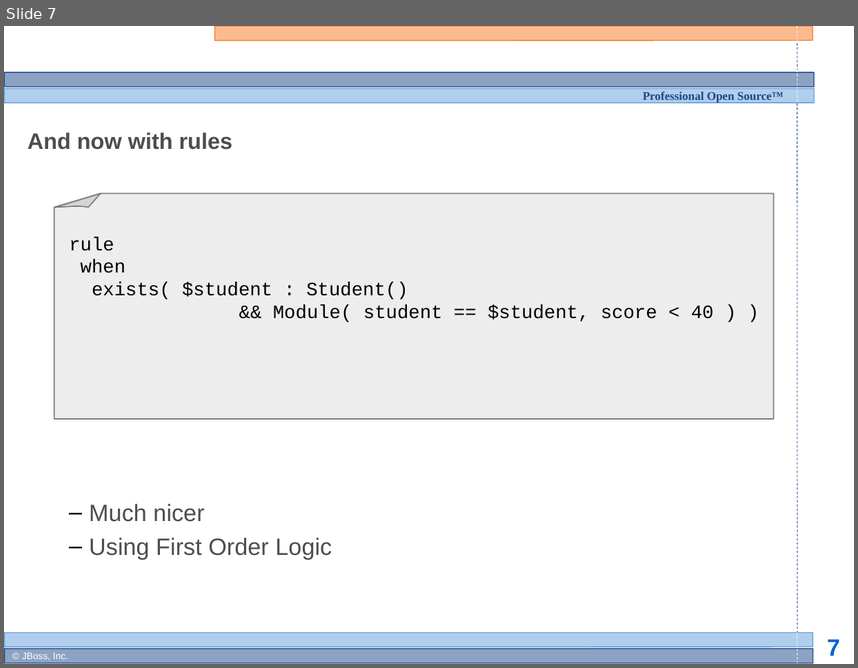
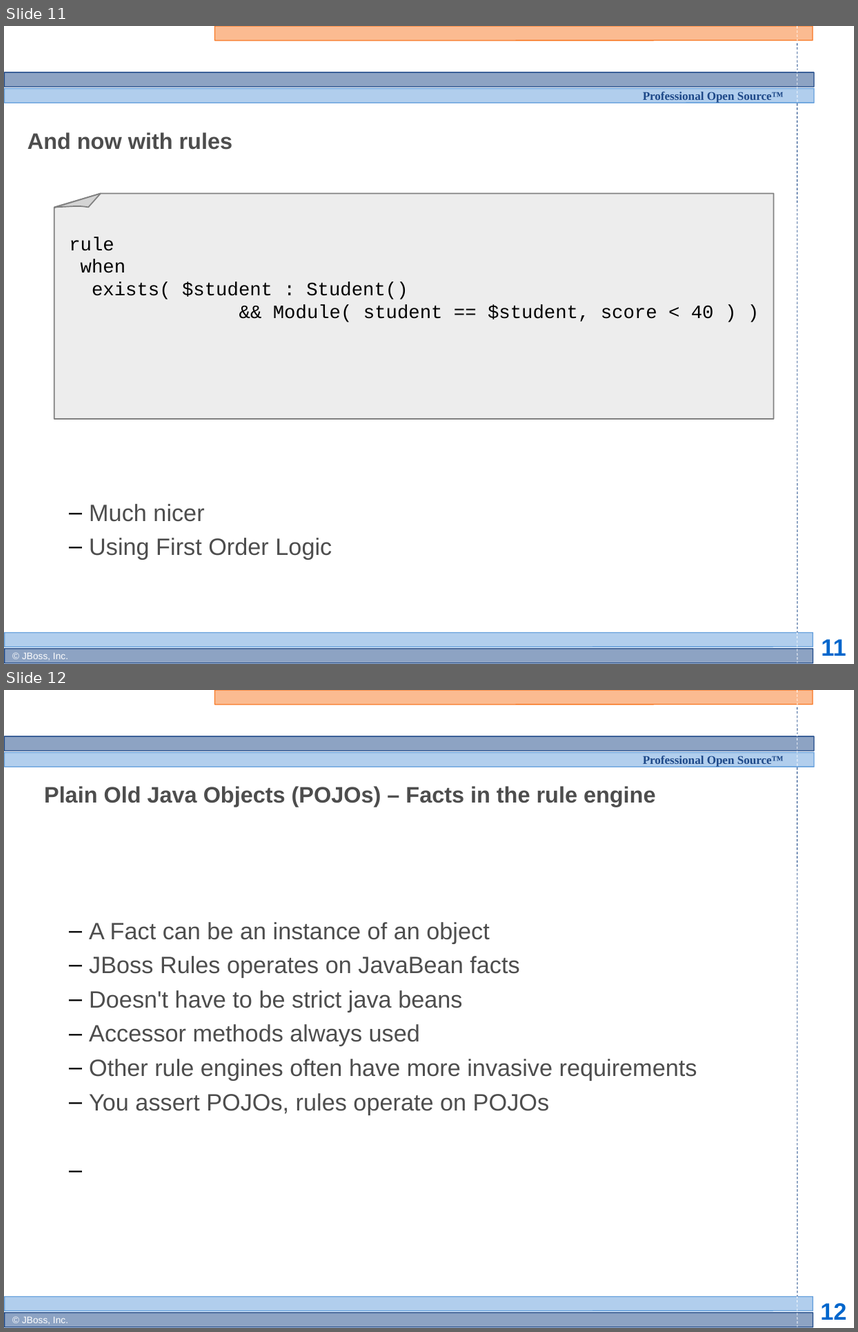
Before and after one commit to bobmcwhirter/drools, a slide deck: documentation/training/developers-course/Module 2 - JBoss Rules Intro.odp. Shown one above the other, each under a label of ours: slide 7 before the commit, slides 11 and 12 after it. The pictures are 858x668 and 858x1332 pixels, drawn with LibreOffice and Linux fonts; fonts in the diff are those of the drawing; background and template pictures are left out. Boxes give left, top, right and bottom in pixels: in the first picture for what was removed or moved away, otherwise in the second. Text is boxed around its words. In the diff, an @@ line names an element or a change of style, - is before the commit and + after.

```diff
--- a/documentation/training/developers-course/Module 2 - JBoss Rules Intro.odp
+++ b/documentation/training/developers-course/Module 2 - JBoss Rules Intro.odp
@@ slide 12 added at (x1=4, y1=690, x2=854, y2=1328), background #FFFFFF; not listed: 13 template elements that a slide beside it also shows @@
@@ title added at (x1=44, y1=786, x2=656, y2=807), 19 pt, text #4D4D4D, bold @@
+Plain Old Java Objects (POJOs) – Facts in the rule engine
@@ subtitle added at (x1=89, y1=922, x2=697, y2=1114), 20 pt, text #4D4D4D @@
+  – A Fact can be an instance of an object
+  – JBoss Rules operates on JavaBean facts
+  – Doesn't have to be strict java beans
+  – Accessor methods always used
+  – Other rule engines often have more invasive requirements
+  – You assert POJOs, rules operate on POJOs
@@ what was slide 7 is now slide 11 @@
@@ page number at (x1=821, y1=639, x2=846, y2=655): text changed @@
-7
+11
```
Also in this commit, not shown: 12 other slides added, 1 other file.
